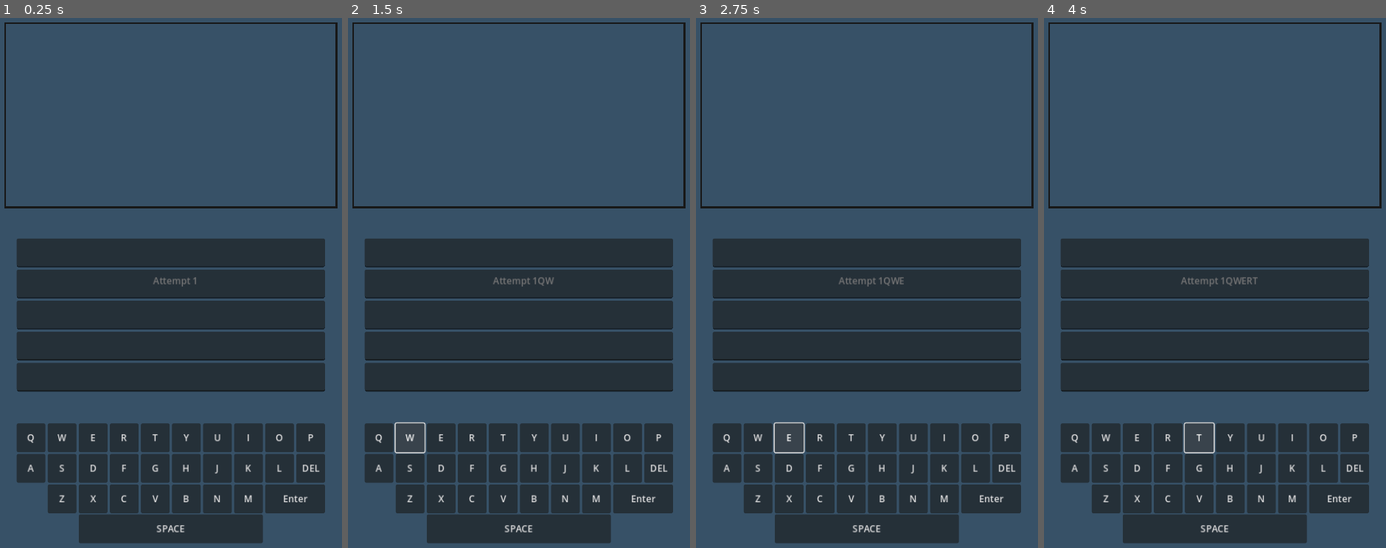
Above: before the commit, frames 1-4 (left to right).
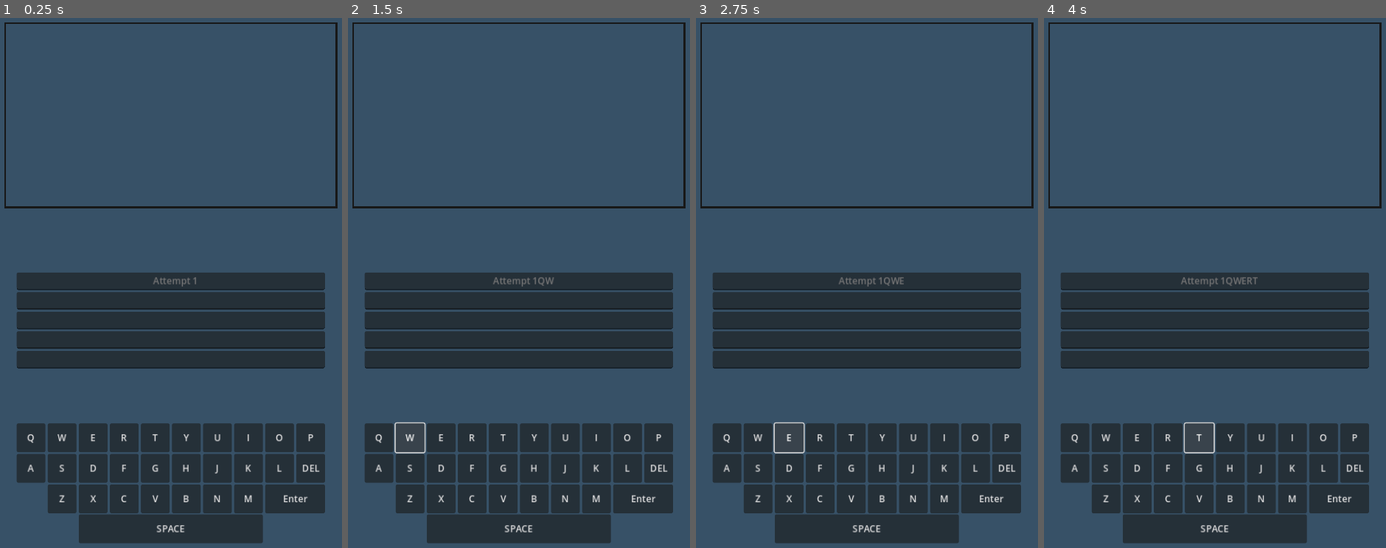
Above: after the commit, the same moments.

Repository: anupgu16/Flag_Guesser
Game: Godot game, scene res://keyboard.tscn
Two runs of this game, one before a commit and one after it. Both use one fixed random seed, a clock stepped at 60 frames per second and the inputs below.
Inputs:
- Up to frame 1 (0.25 s): no input
- Up to frame 2 (1.5 s): click "Q" at 0.5 s; click "W" at 1.25 s
- Up to frame 3 (2.75 s): click "E" at 2 s
- Up to frame 4 (4 s): click "R" at 2.75 s; click "T" at 3.5 s

The runs differ from the first frame. In frame 1, 11% of the frame differs, in the area x 4-96%, y 41-71%; in frame 2, 11%; in frame 3, 11%; in frame 4, 11%.

Commit message:
Add files via upload

Diff:
--- a/Flag_Guesser/keyboard.gd
+++ b/Flag_Guesser/keyboard.gd
@@ -1,6 +1,7 @@
 extends Control
 
 const password = "123"
+var text_length
 
 @onready var input = $VBoxContainer/MarginContainer/GridContainer2/Attempt_1
 
@@ -9,84 +10,19 @@
 	if len(input.text) <= 56:
 		input.text += str(digit)
 
+signal character_key(letter: String)
+signal backspace_key
+signal enter_key
 
-func _on_q_key_pressed():
-	press_key("Q")
+func _on_keyboard_pressed(letter: String):
+	character_key.emit(letter)
+	press_key(letter)
+	print(letter)
 
-func _on_w_key_pressed():
-	press_key("W")
+func _on_delete_key_pressed():
+	backspace_key.emit()
+	if input.text.length() > 0:
+		input.text = input.text.substr(0, input.text.length() - 1)
 
-func _on_e_key_pressed():
-	press_key("E")
-
-func _on_r_key_pressed():
-	press_key("R")
-
-func _on_t_key_pressed():
-	press_key("T")
-
-func _on_y_key_pressed():
-	press_key("Y")
-
-func _on_u_key_pressed():
-	press_key("U")
-
-func _on_i_key_pressed():
-	press_key("I")
-
-func _on_o_key_pressed():
-	press_key("O")
-
-func _on_p_key_pressed():
-	press_key("P")
-
-func _on_a_key_pressed():
-	press_key("A")
-
-func _on_s_key_pressed():
-	press_key("S")
-
-func _on_d_key_pressed():
-	press_key("D")
-
-func _on_f_key_pressed():
-	press_key("F")
-
-func _on_g_key_pressed():
-	press_key("G")
-
-func _on_h_key_pressed():
-	press_key("H")
-
-func _on_j_key_pressed():
-	press_key("J")
-
-func _on_k_key_pressed():
-	press_key("K")
-
-func _on_l_key_pressed():
-	press_key("L")
-
-func _on_z_key_pressed():
-	press_key("Z")
-
-func _on_x_key_pressed():
-	press_key("X")
-
-func _on_c_key_pressed():
-	press_key("C")
-
-func _on_v_key_pressed():
-	press_key("V")
-
-func _on_b_key_pressed():
-	press_key("B")
-
-func _on_n_key_pressed():
-	press_key("N")
-
-func _on_m_key_pressed():
-	press_key("M")
-
-func _on_space_key_pressed():
-	press_key(" ")
+func _on_enter_key_pressed():
+	enter_key.emit()
--- a/Flag_Guesser/keyboard.tscn
+++ b/Flag_Guesser/keyboard.tscn
@@ -74,166 +74,163 @@
 horizontal_alignment = 1
 vertical_alignment = 1
 
-[node name="Upper_Keyboard" type="GridContainer" parent="."]
-layout_mode = 0
+[node name="Upper_Keyboard" type="HBoxContainer" parent="."]
+layout_mode = 2
 offset_left = 84.0
 offset_top = 759.0
 offset_right = 620.0
-offset_bottom = 915.0
-columns = 10
-
-[node name="Q Key" type="Button" parent="Upper_Keyboard"]
+offset_bottom = 809.0
+
+[node name="Q Key" type="Button" parent="Upper_Keyboard" groups=["Keyboard"]]
 custom_minimum_size = Vector2(50, 50)
 layout_mode = 2
 text = "Q"
 
-[node name="W Key" type="Button" parent="Upper_Keyboard"]
+[node name="W Key" type="Button" parent="Upper_Keyboard" groups=["Keyboard"]]
 custom_minimum_size = Vector2(50, 50)
 layout_mode = 2
 text = "W"
 
-[node name="E Key" type="Button" parent="Upper_Keyboard"]
+[node name="E Key" type="Button" parent="Upper_Keyboard" groups=["Keyboard"]]
 custom_minimum_size = Vector2(50, 50)
 layout_mode = 2
 text = "E"
 
-[node name="R Key" type="Button" parent="Upper_Keyboard"]
+[node name="R Key" type="Button" parent="Upper_Keyboard" groups=["Keyboard"]]
 custom_minimum_size = Vector2(50, 50)
 layout_mode = 2
 text = "R"
 
-[node name="T Key" type="Button" parent="Upper_Keyboard"]
+[node name="T Key" type="Button" parent="Upper_Keyboard" groups=["Keyboard"]]
 custom_minimum_size = Vector2(50, 50)
 layout_mode = 2
 text = "T"
 
-[node name="Y Key" type="Button" parent="Upper_Keyboard"]
+[node name="Y Key" type="Button" parent="Upper_Keyboard" groups=["Keyboard"]]
 custom_minimum_size = Vector2(50, 50)
 layout_mode = 2
 text = "Y"
 
-[node name="U Key" type="Button" parent="Upper_Keyboard"]
+[node name="U Key" type="Button" parent="Upper_Keyboard" groups=["Keyboard"]]
 custom_minimum_size = Vector2(50, 50)
 layout_mode = 2
 text = "U"
 
-[node name="I Key" type="Button" parent="Upper_Keyboard"]
+[node name="I Key" type="Button" parent="Upper_Keyboard" groups=["Keyboard"]]
 custom_minimum_size = Vector2(50, 50)
 layout_mode = 2
 text = "I"
 
-[node name="O Key" type="Button" parent="Upper_Keyboard"]
+[node name="O Key" type="Button" parent="Upper_Keyboard" groups=["Keyboard"]]
 custom_minimum_size = Vector2(50, 50)
 layout_mode = 2
 text = "O"
 
-[node name="P Key" type="Button" parent="Upper_Keyboard"]
+[node name="P Key" type="Button" parent="Upper_Keyboard" groups=["Keyboard"]]
 custom_minimum_size = Vector2(50, 50)
 layout_mode = 2
 text = "P"
 
-[node name="Middle_Keyboard" type="GridContainer" parent="."]
-layout_mode = 0
+[node name="Middle_Keyboard" type="HBoxContainer" parent="."]
+layout_mode = 2
 offset_left = 84.0
 offset_top = 812.0
-offset_right = 566.0
+offset_right = 620.0
 offset_bottom = 862.0
-columns = 10
-
-[node name="A Key" type="Button" parent="Middle_Keyboard"]
+
+[node name="A Key" type="Button" parent="Middle_Keyboard" groups=["Keyboard"]]
 custom_minimum_size = Vector2(50, 50)
 layout_mode = 2
 text = "A"
 
-[node name="S Key" type="Button" parent="Middle_Keyboard"]
+[node name="S Key" type="Button" parent="Middle_Keyboard" groups=["Keyboard"]]
 custom_minimum_size = Vector2(50, 50)
 layout_mode = 2
 text = "S"
 
-[node name="D Key" type="Button" parent="Middle_Keyboard"]
+[node name="D Key" type="Button" parent="Middle_Keyboard" groups=["Keyboard"]]
 custom_minimum_size = Vector2(50, 50)
 layout_mode = 2
 text = "D"
 
-[node name="F Key" type="Button" parent="Middle_Keyboard"]
+[node name="F Key" type="Button" parent="Middle_Keyboard" groups=["Keyboard"]]
 custom_minimum_size = Vector2(50, 50)
 layout_mode = 2
 text = "F"
 
-[node name="G Key" type="Button" parent="Middle_Keyboard"]
+[node name="G Key" type="Button" parent="Middle_Keyboard" groups=["Keyboard"]]
 custom_minimum_size = Vector2(50, 50)
 layout_mode = 2
 text = "G"
 
-[node name="H Key" type="Button" parent="Middle_Keyboard"]
+[node name="H Key" type="Button" parent="Middle_Keyboard" groups=["Keyboard"]]
 custom_minimum_size = Vector2(50, 50)
 layout_mode = 2
 text = "H"
 
-[node name="J Key" type="Button" parent="Middle_Keyboard"]
+[node name="J Key" type="Button" parent="Middle_Keyboard" groups=["Keyboard"]]
 custom_minimum_size = Vector2(50, 50)
 layout_mode = 2
 text = "J"
 
-[node name="K Key" type="Button" parent="Middle_Keyboard"]
+[node name="K Key" type="Button" parent="Middle_Keyboard" groups=["Keyboard"]]
 custom_minimum_size = Vector2(50, 50)
 layout_mode = 2
 text = "K"
 
-[node name="L Key" type="Button" parent="Middle_Keyboard"]
+[node name="L Key" type="Button" parent="Middle_Keyboard" groups=["Keyboard"]]
 custom_minimum_size = Vector2(50, 50)
 layout_mode = 2
 text = "L"
 
-[node name="Delete Key" type="Button" parent="Middle_Keyboard"]
+[node name="Delete Key" type="Button" parent="Middle_Keyboard" groups=["Keyboard"]]
 custom_minimum_size = Vector2(50, 50)
 layout_mode = 2
 text = "DEL"
 
-[node name="Lower_Keyboard" type="GridContainer" parent="."]
-layout_mode = 0
+[node name="Lower_Keyboard" type="HBoxContainer" parent="."]
+layout_mode = 2
 offset_left = 138.0
 offset_top = 865.0
-offset_right = 512.0
+offset_right = 620.0
 offset_bottom = 915.0
-columns = 8
-
-[node name="Z Key" type="Button" parent="Lower_Keyboard"]
+
+[node name="Z Key" type="Button" parent="Lower_Keyboard" groups=["Keyboard"]]
 custom_minimum_size = Vector2(50, 50)
 layout_mode = 2
 text = "Z"
 
-[node name="X Key" type="Button" parent="Lower_Keyboard"]
+[node name="X Key" type="Button" parent="Lower_Keyboard" groups=["Keyboard"]]
 custom_minimum_size = Vector2(50, 50)
 layout_mode = 2
 text = "X"
 
-[node name="C Key" type="Button" parent="Lower_Keyboard"]
+[node name="C Key" type="Button" parent="Lower_Keyboard" groups=["Keyboard"]]
 custom_minimum_size = Vector2(50, 50)
 layout_mode = 2
 text = "C"
 
-[node name="V Key" type="Button" parent="Lower_Keyboard"]
+[node name="V Key" type="Button" parent="Lower_Keyboard" groups=["Keyboard"]]
 custom_minimum_size = Vector2(50, 50)
 layout_mode = 2
 text = "V"
 
-[node name="B Key" type="Button" parent="Lower_Keyboard"]
+[node name="B Key" type="Button" parent="Lower_Keyboard" groups=["Keyboard"]]
 custom_minimum_size = Vector2(50, 50)
 layout_mode = 2
 text = "B"
 
-[node name="N Key" type="Button" parent="Lower_Keyboard"]
+[node name="N Key" type="Button" parent="Lower_Keyboard" groups=["Keyboard"]]
 custom_minimum_size = Vector2(50, 50)
 layout_mode = 2
 text = "N"
 
-[node name="M Key" type="Button" parent="Lower_Keyboard"]
+[node name="M Key" type="Button" parent="Lower_Keyboard" groups=["Keyboard"]]
 custom_minimum_size = Vector2(50, 50)
 layout_mode = 2
 text = "M"
 
-[node name="Enter Key" type="Button" parent="Lower_Keyboard"]
+[node name="Enter Key" type="Button" parent="Lower_Keyboard" groups=["Keyboard"]]
 custom_minimum_size = Vector2(104, 50)
 layout_mode = 2
 text = "Enter"
@@ -247,30 +244,26 @@
 offset_bottom = 967.0
 text = "SPACE"
 
-[node name="GridContainer" type="GridContainer" parent="."]
+[node name="VBoxContainer2" type="VBoxContainer" parent="."]
+layout_mode = 2
 offset_left = 84.0
-offset_top = 438.0
+offset_top = 497.0
 offset_right = 620.0
-offset_bottom = 704.0
-
-[node name="LineEdit" type="LineEdit" parent="GridContainer"]
-custom_minimum_size = Vector2(536, 50)
-layout_mode = 2
-
-[node name="LineEdit2" type="LineEdit" parent="GridContainer"]
-custom_minimum_size = Vector2(536, 50)
-layout_mode = 2
-
-[node name="LineEdit3" type="LineEdit" parent="GridContainer"]
-custom_minimum_size = Vector2(536, 50)
-layout_mode = 2
-
-[node name="LineEdit4" type="LineEdit" parent="GridContainer"]
-custom_minimum_size = Vector2(536, 50)
-layout_mode = 2
-
-[node name="LineEdit5" type="LineEdit" parent="GridContainer"]
-custom_minimum_size = Vector2(536, 50)
+offset_bottom = 668.0
+
+[node name="LineEdit" type="LineEdit" parent="VBoxContainer2"]
+layout_mode = 2
+
+[node name="LineEdit2" type="LineEdit" parent="VBoxContainer2"]
+layout_mode = 2
+
+[node name="LineEdit3" type="LineEdit" parent="VBoxContainer2"]
+layout_mode = 2
+
+[node name="LineEdit4" type="LineEdit" parent="VBoxContainer2"]
+layout_mode = 2
+
+[node name="LineEdit5" type="LineEdit" parent="VBoxContainer2"]
 layout_mode = 2
 
 [node name="Control" type="Control" parent="."]
@@ -291,30 +284,32 @@
 border_width = 3.0
 editor_only = false
 
-[connection signal="pressed" from="Upper_Keyboard/Q Key" to="." method="_on_q_key_pressed"]
-[connection signal="pressed" from="Upper_Keyboard/W Key" to="." method="_on_w_key_pressed"]
-[connection signal="pressed" from="Upper_Keyboard/E Key" to="." method="_on_e_key_pressed"]
-[connection signal="pressed" from="Upper_Keyboard/R Key" to="." method="_on_r_key_pressed"]
-[connection signal="pressed" from="Upper_Keyboard/T Key" to="." method="_on_t_key_pressed"]
-[connection signal="pressed" from="Upper_Keyboard/Y Key" to="." method="_on_y_key_pressed"]
-[connection signal="pressed" from="Upper_Keyboard/U Key" to="." method="_on_u_key_pressed"]
-[connection signal="pressed" from="Upper_Keyboard/I Key" to="." method="_on_i_key_pressed"]
-[connection signal="pressed" from="Upper_Keyboard/O Key" to="." method="_on_o_key_pressed"]
-[connection signal="pressed" from="Upper_Keyboard/P Key" to="." method="_on_p_key_pressed"]
-[connection signal="pressed" from="Middle_Keyboard/A Key" to="." method="_on_a_key_pressed"]
-[connection signal="pressed" from="Middle_Keyboard/S Key" to="." method="_on_s_key_pressed"]
-[connection signal="pressed" from="Middle_Keyboard/D Key" to="." method="_on_d_key_pressed"]
-[connection signal="pressed" from="Middle_Keyboard/F Key" to="." method="_on_f_key_pressed"]
-[connection signal="pressed" from="Middle_Keyboard/G Key" to="." method="_on_g_key_pressed"]
-[connection signal="pressed" from="Middle_Keyboard/H Key" to="." method="_on_h_key_pressed"]
-[connection signal="pressed" from="Middle_Keyboard/J Key" to="." method="_on_j_key_pressed"]
-[connection signal="pressed" from="Middle_Keyboard/K Key" to="." method="_on_k_key_pressed"]
-[connection signal="pressed" from="Middle_Keyboard/L Key" to="." method="_on_l_key_pressed"]
-[connection signal="pressed" from="Lower_Keyboard/Z Key" to="." method="_on_z_key_pressed"]
-[connection signal="pressed" from="Lower_Keyboard/X Key" to="." method="_on_x_key_pressed"]
-[connection signal="pressed" from="Lower_Keyboard/C Key" to="." method="_on_c_key_pressed"]
-[connection signal="pressed" from="Lower_Keyboard/V Key" to="." method="_on_v_key_pressed"]
-[connection signal="pressed" from="Lower_Keyboard/B Key" to="." method="_on_b_key_pressed"]
-[connection signal="pressed" from="Lower_Keyboard/N Key" to="." method="_on_n_key_pressed"]
-[connection signal="pressed" from="Lower_Keyboard/M Key" to="." method="_on_m_key_pressed"]
-[connection signal="pressed" from="Space Key" to="." method="_on_space_key_pressed"]
+[connection signal="pressed" from="Upper_Keyboard/Q Key" to="." method="_on_keyboard_pressed" binds= ["Q"]]
+[connection signal="pressed" from="Upper_Keyboard/W Key" to="." method="_on_keyboard_pressed" binds= ["W"]]
+[connection signal="pressed" from="Upper_Keyboard/E Key" to="." method="_on_keyboard_pressed" binds= ["E"]]
+[connection signal="pressed" from="Upper_Keyboard/R Key" to="." method="_on_keyboard_pressed" binds= ["R"]]
+[connection signal="pressed" from="Upper_Keyboard/T Key" to="." method="_on_keyboard_pressed" binds= ["T"]]
+[connection signal="pressed" from="Upper_Keyboard/Y Key" to="." method="_on_keyboard_pressed" binds= ["Y"]]
+[connection signal="pressed" from="Upper_Keyboard/U Key" to="." method="_on_keyboard_pressed" binds= ["U"]]
+[connection signal="pressed" from="Upper_Keyboard/I Key" to="." method="_on_keyboard_pressed" binds= ["I"]]
+[connection signal="pressed" from="Upper_Keyboard/O Key" to="." method="_on_keyboard_pressed" binds= ["O"]]
+[connection signal="pressed" from="Upper_Keyboard/P Key" to="." method="_on_keyboard_pressed" binds= ["P"]]
+[connection signal="pressed" from="Middle_Keyboard/A Key" to="." method="_on_keyboard_pressed" binds= ["A"]]
+[connection signal="pressed" from="Middle_Keyboard/S Key" to="." method="_on_keyboard_pressed" binds= ["S"]]
+[connection signal="pressed" from="Middle_Keyboard/D Key" to="." method="_on_keyboard_pressed" binds= ["D"]]
+[connection signal="pressed" from="Middle_Keyboard/F Key" to="." method="_on_keyboard_pressed" binds= ["F"]]
+[connection signal="pressed" from="Middle_Keyboard/G Key" to="." method="_on_keyboard_pressed" binds= ["G"]]
+[connection signal="pressed" from="Middle_Keyboard/H Key" to="." method="_on_keyboard_pressed" binds= ["H"]]
+[connection signal="pressed" from="Middle_Keyboard/J Key" to="." method="_on_keyboard_pressed" binds= ["J"]]
+[connection signal="pressed" from="Middle_Keyboard/K Key" to="." method="_on_keyboard_pressed" binds= ["K"]]
+[connection signal="pressed" from="Middle_Keyboard/L Key" to="." method="_on_keyboard_pressed" binds= ["L"]]
+[connection signal="pressed" from="Middle_Keyboard/Delete Key" to="." method="_on_delete_key_pressed"]
+[connection signal="pressed" from="Lower_Keyboard/Z Key" to="." method="_on_keyboard_pressed" binds= ["Z"]]
+[connection signal="pressed" from="Lower_Keyboard/X Key" to="." method="_on_keyboard_pressed" binds= ["X"]]
+[connection signal="pressed" from="Lower_Keyboard/C Key" to="." method="_on_keyboard_pressed" binds= ["C"]]
+[connection signal="pressed" from="Lower_Keyboard/V Key" to="." method="_on_keyboard_pressed" binds= ["V"]]
+[connection signal="pressed" from="Lower_Keyboard/B Key" to="." method="_on_keyboard_pressed" binds= ["B"]]
+[connection signal="pressed" from="Lower_Keyboard/N Key" to="." method="_on_keyboard_pressed" binds= ["N"]]
+[connection signal="pressed" from="Lower_Keyboard/M Key" to="." method="_on_keyboard_pressed" binds= ["M"]]
+[connection signal="pressed" from="Lower_Keyboard/Enter Key" to="." method="_on_enter_key_pressed"]
+[connection signal="pressed" from="Space Key" to="." method="_on_keyboard_pressed" binds= [" "]]
